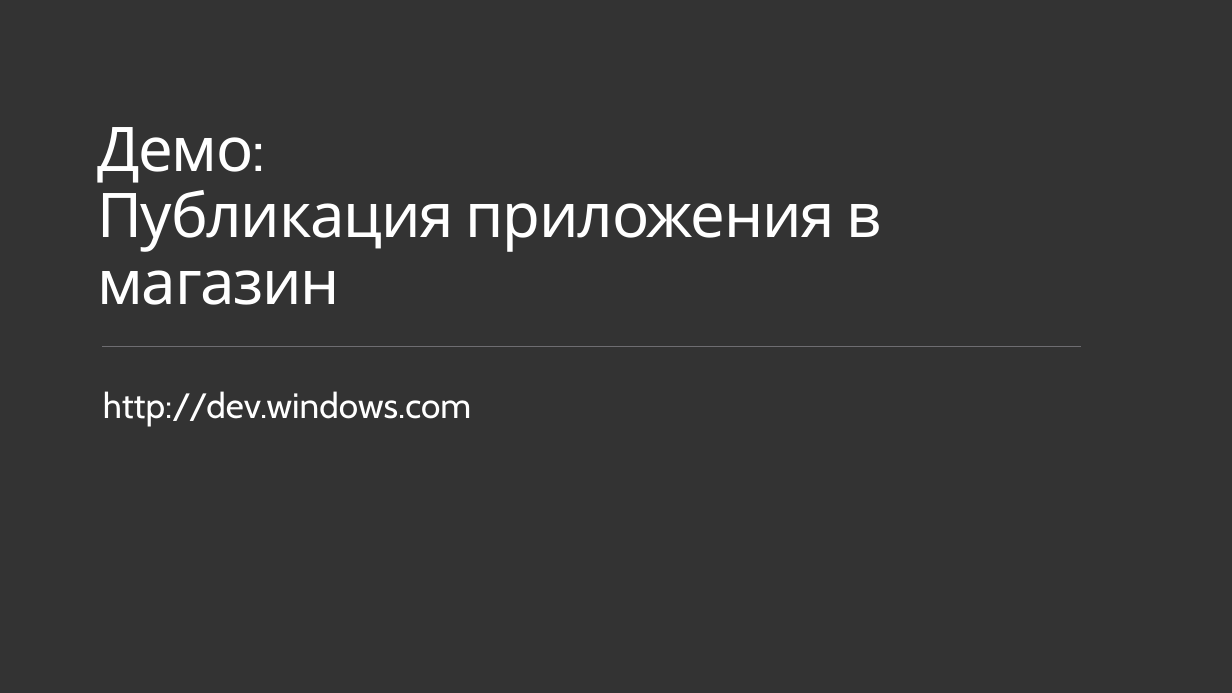
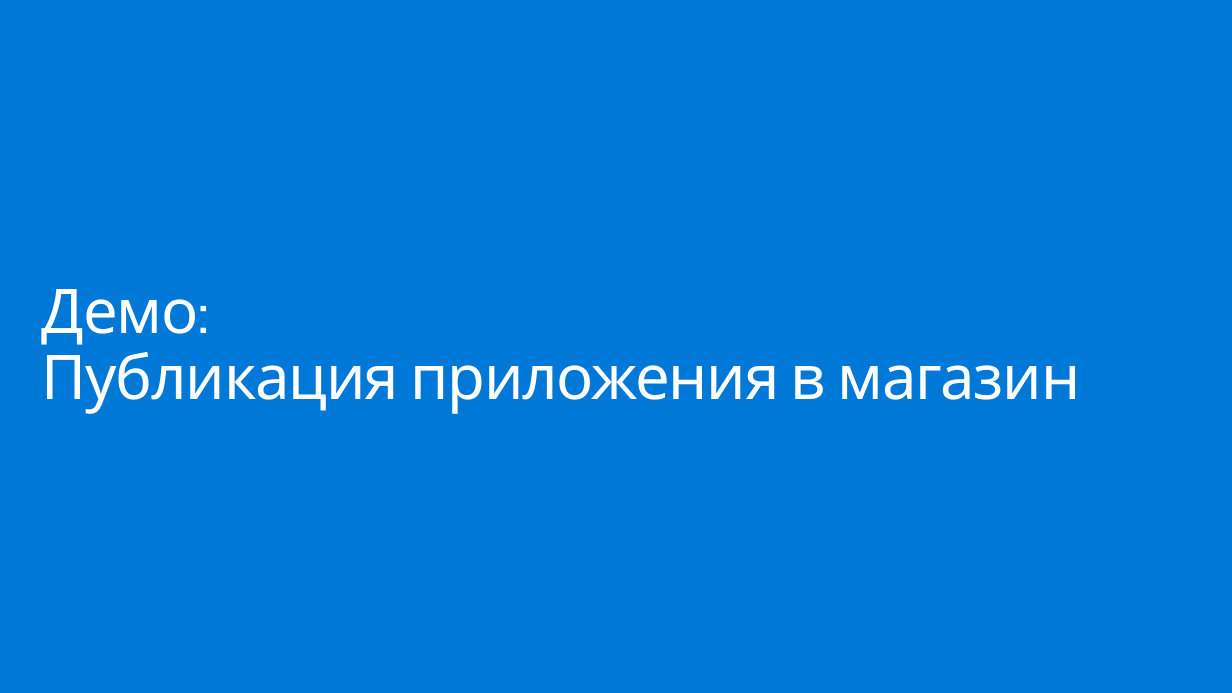
Before and after one commit to evangelism/Win10UWPCourse, a slide deck: slide 7 of 09. Store and Monetization/9 - Store and Monetization (RUS).pptx. Drawn at 1232x693 pixels with LibreOffice and Linux fonts; fonts in the diff are those of the drawing. Boxes give left, top, right and bottom in pixels: in the first picture for what was removed or moved away, otherwise in the second. Text is boxed around its words. In the diff, an @@ line names an element or a change of style, - is before the commit and + after.

```diff
--- a/09. Store and Monetization/9 - Store and Monetization (RUS).pptx
+++ b/09. Store and Monetization/9 - Store and Monetization (RUS).pptx
@@ background #333333 to #0078D7 @@
@@ title "Демо: Публикация приложения в магазин" moved from (x1=97, y1=127, x2=881, y2=305) to (x1=42, y1=289, x2=1081, y2=414) @@
@@ title "Демо: Публикация приложения в магазин" at (x1=42, y1=289, x2=1081, y2=414): vertical alignment bottom to middle @@
@@ line removed from (103, 347) to (1081, 347) @@
@@ text removed at (x1=103, y1=391, x2=471, y2=427) @@
-http://dev.windows.com
```
Also in this commit, not shown: 3 other slides changed.
